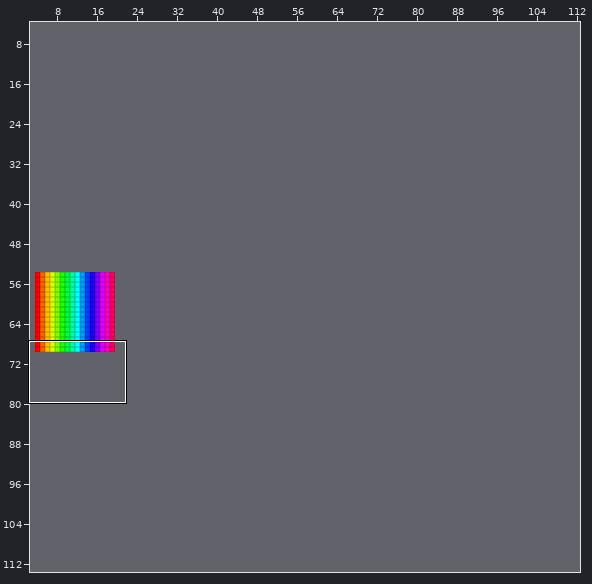
Tiled map, stored at assets/map.tmx. Above: a wide view before the commit, with the close-up outlined.
Close-up. Old version:
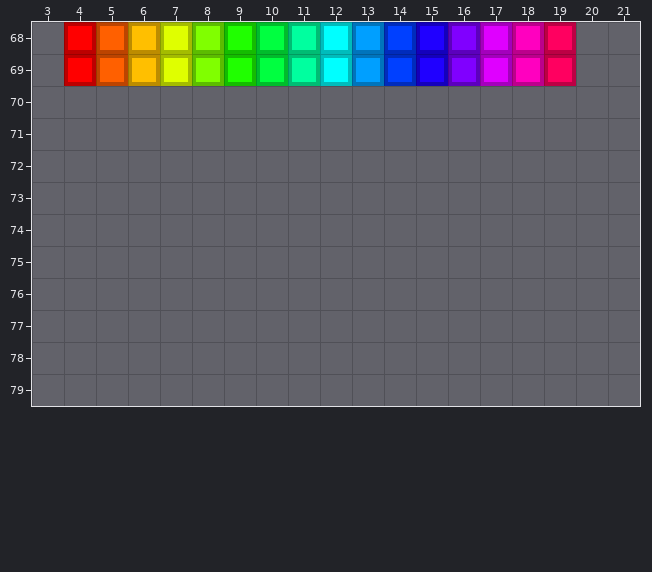
Cells are 8x8 px. Shown: x 3..21, y 68..79. The commit also changed other parts of the map, which this record leaves out. The old version is drawn lined up with the new one.
Now the later version:
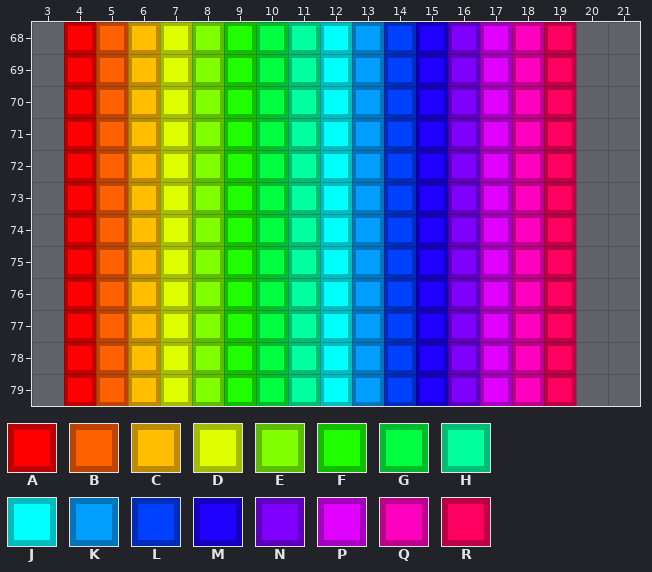
Key: from "tileset": A 16, B 17, C 18, D 19, E 20, F 21, G 22, H 23, J 24, K 25, L 26, M 27, N 28, P 29, Q 30, R 31.
_ is an empty cell.
Changes in this commit:
Changed rows in their new state; . is an unchanged cell.
map size 16x16 -> 128x128 cells (old content now starts at 4,54; both pictures use the new coordinates)
Layer "Tile Layer 1":
first column x 4:
70 ABCDEFGHJKLMNPQR
71 ABCDEFGHJKLMNPQR
72 ABCDEFGHJKLMNPQR
73 ABCDEFGHJKLMNPQR
74 ABCDEFGHJKLMNPQR
75 ABCDEFGHJKLMNPQR
76 ABCDEFGHJKLMNPQR
77 ABCDEFGHJKLMNPQR
78 ABCDEFGHJKLMNPQR
79 ABCDEFGHJKLMNPQR
Where, in picture pixels (left, top, right, bottom), the same in both close-ups:
added: (64, 86, 576, 406)
